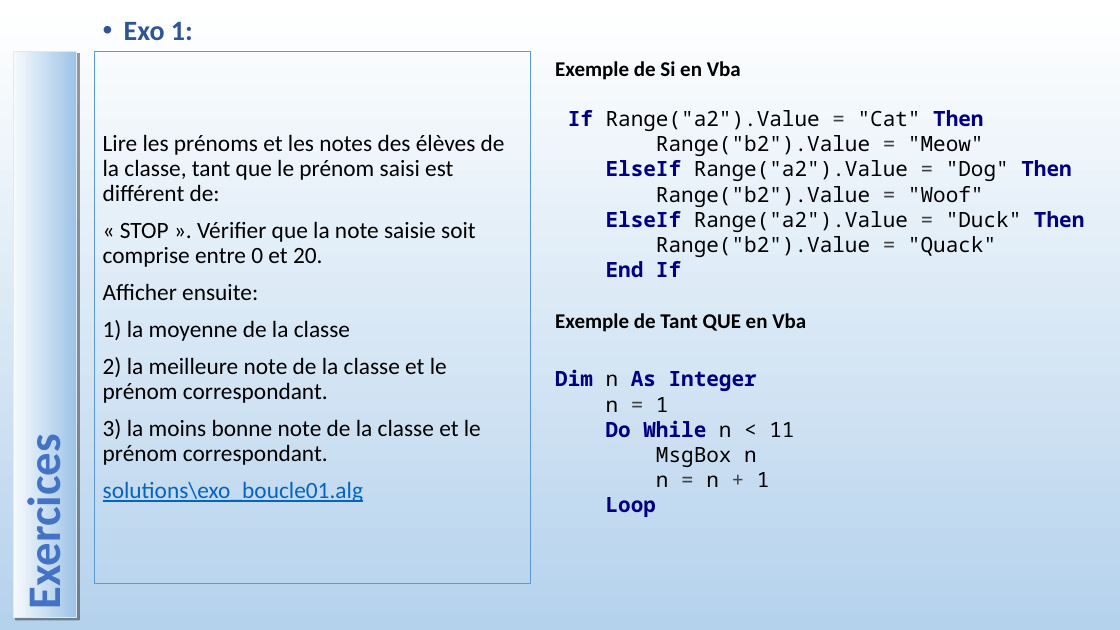
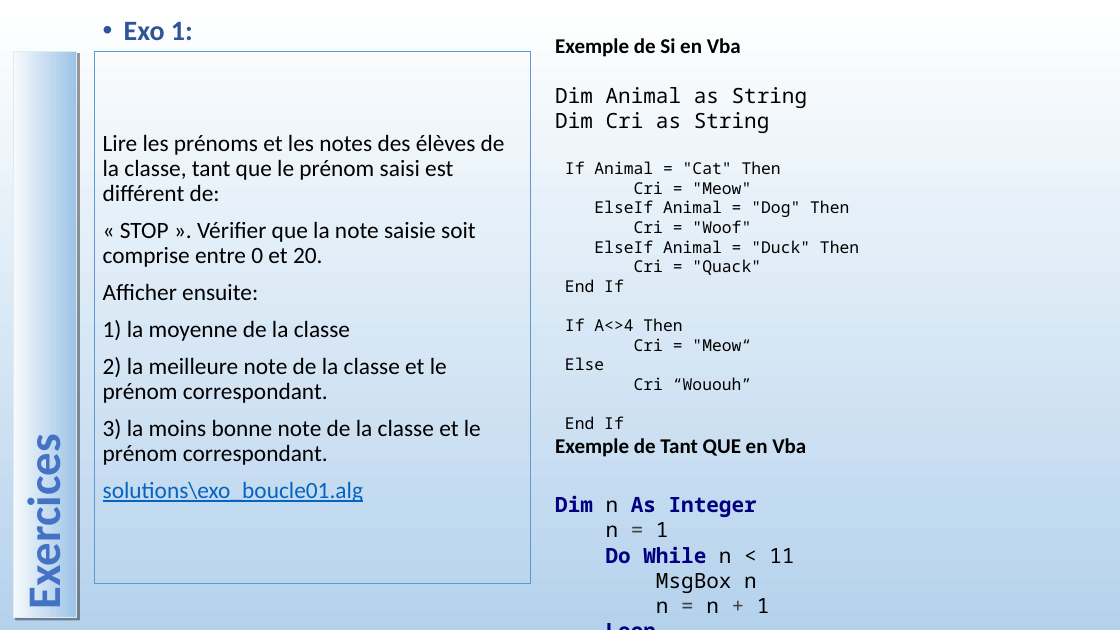
Before and after one commit to fabrice1618/GIFA23, a slide deck: slide 23 of COURS_VBA_TP.pptx (slide 22 before the commit). Drawn at 1120x630 pixels with LibreOffice and Linux fonts; fonts in the diff are those of the drawing. Boxes give left, top, right and bottom in pixels: in the first picture for what was removed or moved away, otherwise in the second. Text is boxed around its words. In the diff, an @@ line names an element or a change of style, - is before the commit and + after.

```diff
--- a/COURS_VBA_TP.pptx
+++ b/COURS_VBA_TP.pptx
@@ text "Exemple de Si en Vba": place and size @@
-text "Exemple de Si en Vba" at <box>555,61,1084,517</box>
+text "Exemple de Si en Vba" at <box>555,38,859,613</box>
@@ text at <box>555,87,859,390</box>: text changed; size 18 to 14 pt @@
-If Range("a2").Value = "Cat" Then
-Range("b2").Value = "Meow"
-ElseIf Range("a2").Value = "Dog" Then
-Range("b2").Value = "Woof"
-ElseIf Range("a2").Value = "Duck" Then
-Range("b2").Value = "Quack"
+Dim Animal as String
+Dim Cri as String
+If Animal = "Cat" Then
+Cri = "Meow"
+ElseIf Animal = "Dog" Then
+Cri = "Woof"
+ElseIf Animal = "Duck" Then
+Cri = "Quack"
+End If
+If A<>4 Then
+Cri = "Meow“
+Else
+Cri “Wououh”
@@ text at <box>565,416,624,429</box>: size 18 to 14 pt, text colour #000080 to #000000, bold off in "End If" @@
```
Also in this commit, not shown: 8 other slides changed, 20 slides added, 2 slides removed, 11 other files.
